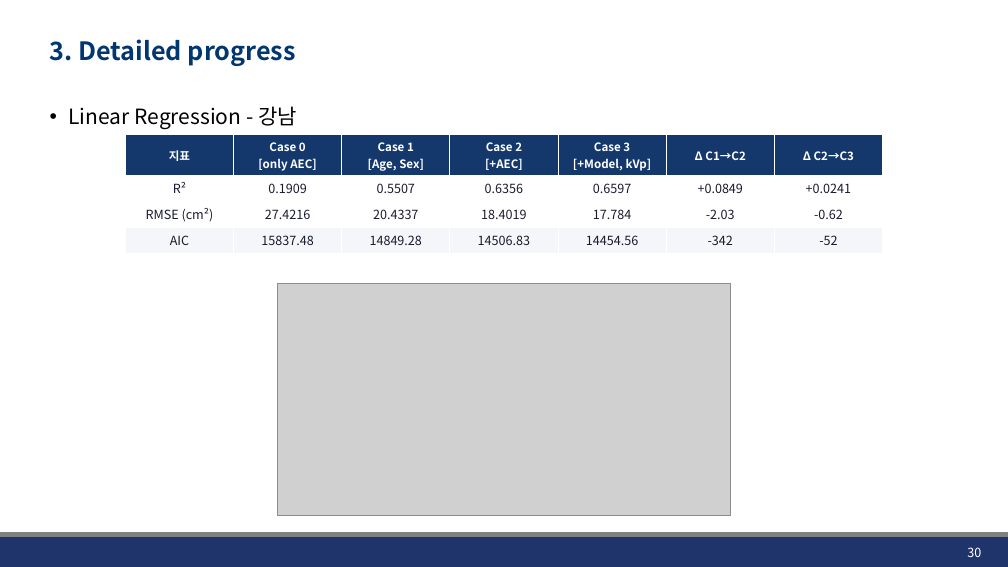
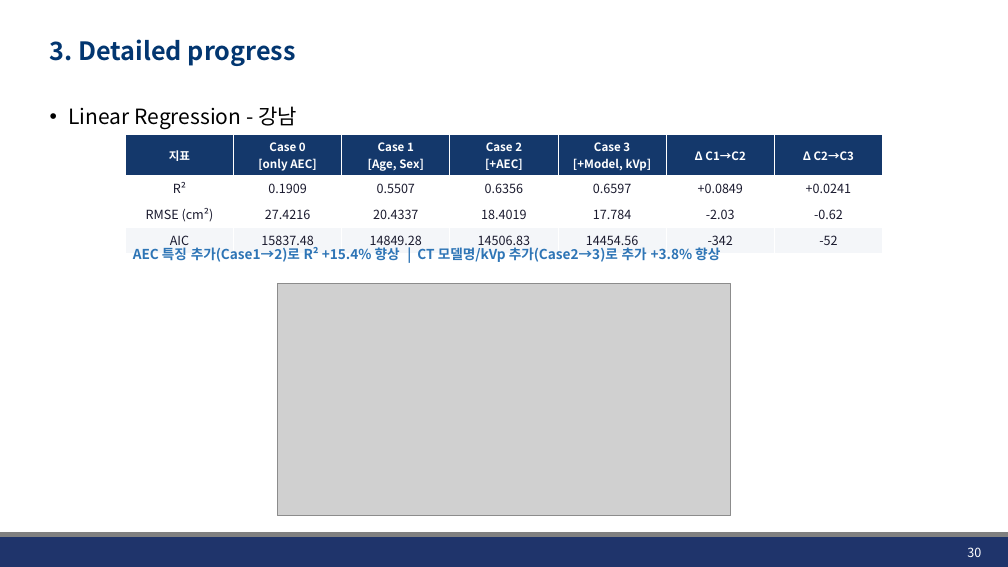
Before and after one commit to JHWannabe/2026-1_Study, a slide deck: slide 30 of 연구자료/260424_Linear_Logistic_Regression.pptx. Drawn at 1008x567 pixels with LibreOffice and Linux fonts; fonts in the diff are those of the drawing; grey boxes stand for pictures; background and template pictures are left out. Boxes give left, top, right and bottom in pixels: in the first picture for what was removed or moved away, otherwise in the second. Text is boxed around its words. In the diff, an @@ line names an element or a change of style, - is before the commit and + after.

```diff
--- a/연구자료/260424_Linear_Logistic_Regression.pptx
+++ b/연구자료/260424_Linear_Logistic_Regression.pptx
@@ text added at box(133, 247, 720, 262), 13 pt, text #2E75B6, bold @@
+AEC 특징 추가(Case1→2)로 R² +15.4% 향상 | CT 모델명/kVp 추가(Case2→3)로 추가 +3.8% 향상
```
Also in this commit, not shown: 8 other slides changed, 5 other files.
